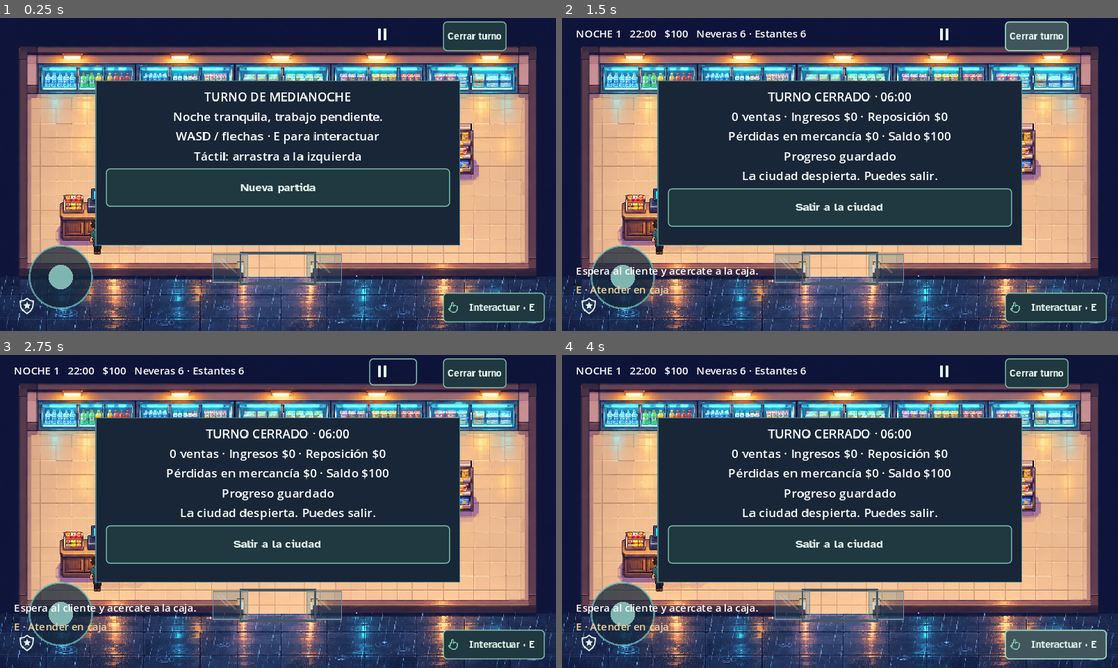
Above: before the commit, frames 1-4 (two rows, left to right).
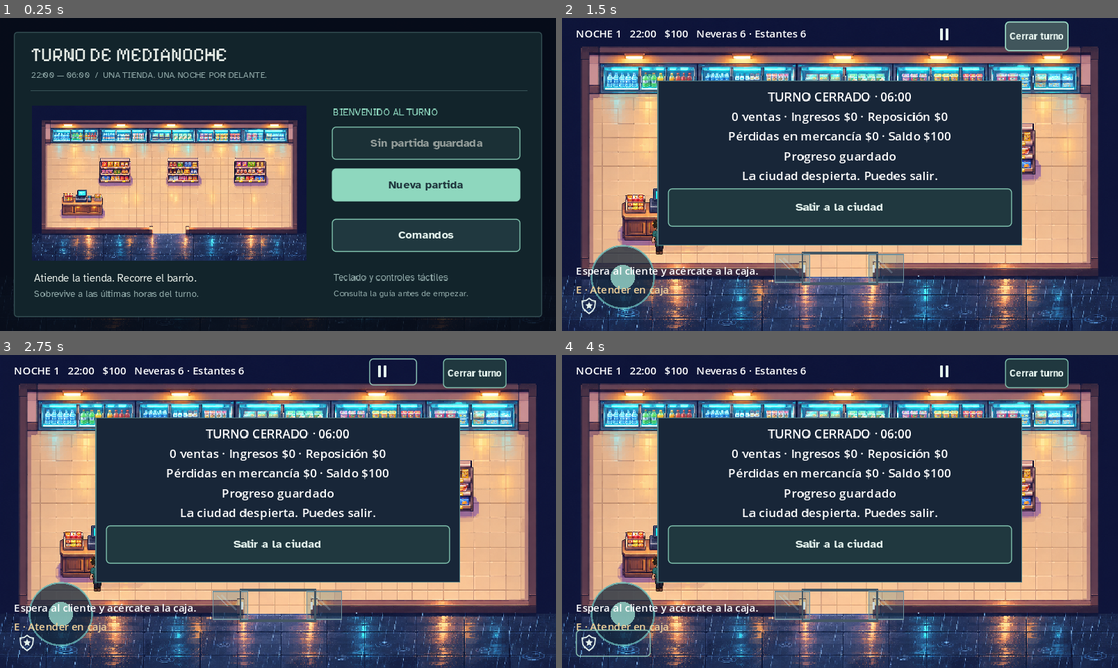
Above: after the commit, the same moments.

Repository: OscarLP1/midnight-shift
Game: Godot game, scene res://scenes/main.tscn
The game is run twice, just before and just after one commit, with the same random seed, the same clock (stepped at 60 frames per second) and the same inputs. Sound files missing from this copy of the repository are replaced by a short silence.
Inputs (mouse positions are in pixels of both pictures, inside the frame that each line leads up to):
- Up to frame 1 (0.25 s): no input
- Up to frame 2 (1.5 s): click "Nueva partida" at 0.5 s; click "Cerrar turno" at 1.25 s
- Up to frame 3 (2.75 s): click (394, 370) at 2 s
- Up to frame 4 (4 s): click (612, 642) at 2.75 s; click (1056, 642) at 3.5 s, where only the run before the commit has a clickable "Interactuar · E"

The runs differ from the first frame. In frame 1, 76% of the frame differs, in the area x 0-100%, y 0-100%; in frame 2, 1.2%; in frame 3, 1.2%; in frame 4, 1.8%.

Commit message:
Replace interact HUD button with a main menu command guide

Diff:
--- a/scripts/main.gd
+++ b/scripts/main.gd
@@ -3,6 +3,8 @@
 const UIStyles = preload("res://scripts/ui_styles.gd")
 const ExplorationUI = preload("res://scripts/exploration_ui.gd")
 var exploration := ExplorationUI.new()
+const MenuUI = preload("res://scripts/menu_ui.gd")
+var menus := MenuUI.new()
 var map_button: Button
 var security_panel: PanelContainer
 var street := 0
@@ -164,6 +166,7 @@
 	details.game = self
 	add_child(details)
 	commerce.setup(self)
+	menus.setup(self)
 	exploration.setup(self)
 	wardrobe.setup(self)
 	controls = CanvasLayer.new()
@@ -202,13 +205,12 @@
 	hint.add_theme_font_size_override("font_size",12)
 	hint.add_theme_color_override("font_color",Color("f1d29b"))
 	controls.add_child(hint)
-	button("Interactuar · E",Vector2(510,328),interact)
 	button("Cerrar turno",Vector2(510,4),finish)
 	button("Pausa",Vector2(425,4),pause_shift)
 	button("Reponer · R",Vector2(370,328),events.restock)
 	button("Seguridad",Vector2(16,328),open_security_menu)
 	button("Mapa · M",Vector2(510,48),open_map)
-	show_panel("TURNO DE MEDIANOCHE\nNoche tranquila, trabajo pendiente.\nWASD / flechas · E para interactuar\nTáctil: arrastra a la izquierda", "Nueva partida", start.bind(false), true)
+	menus.main_menu()
 
 func make_actor(asset: String, cell_size := Vector2i(32,48)) -> AnimatedSprite2D:
 	var sprite := AnimatedSprite2D.new()
@@ -249,7 +251,6 @@
 		b.icon = UIStyles.icon("map")
 	b.set_meta("compact_hud",true)
 	UIStyles.apply(b)
-	if text == "Interactuar · E": b.icon = UIStyles.icon("hand")
 	if text in ["Pausa","Seguridad"]:
 		var kind := "pause" if text=="Pausa" else "badge"
 		b.set_meta("hud_icon",kind)
@@ -293,6 +294,7 @@
 	controls.add_child(panel)
 
 func start(resume: bool) -> void:
+	set_game_controls_visible(true)
 	if resume:
 		var data := SaveStore.load_game()
 		money = clampi(int(data.get("money",100)),0,1000000)
@@ -454,7 +456,9 @@
 	if event is InputEventKey and event.pressed and not event.echo and event.keycode == KEY_R: events.restock()
 	if event is InputEventKey and event.pressed and not event.echo and event.keycode == KEY_E: interact()
 	if event is InputEventKey and event.pressed and not event.echo and event.keycode == KEY_ESCAPE:
-		if is_instance_valid(security_panel):
+		if menus.commands_open:
+			menus.back()
+		elif is_instance_valid(security_panel):
 			close_security_menu()
 		else: pause_shift()
 
@@ -464,6 +468,8 @@
 	paused = true
 	joystick.reset()
 	show_panel("PAUSA\nTu partida está detenida.", "Reanudar", resume_shift)
+	panel.position.y = 48
+	add_panel_button("Comandos",menus.commands.bind(true))
 	add_panel_button("Diseño de botones e iconos · F2",open_styles)
 	add_panel_button("Activar sonido" if events.muted else "Silenciar música y efectos",toggle_audio)
 	add_audio_slider("Música",true)
@@ -696,7 +702,6 @@
 			UIStyles.apply(child)
 			if child.has_meta("hud_icon"): child.icon = UIStyles.icon(child.get_meta("hud_icon"))
 			elif child==map_button: child.icon = UIStyles.icon("map")
-			elif child.text=="Interactuar · E": child.icon = UIStyles.icon("hand")
 		refresh_buttons(child)
 
 func toggle_audio() -> void:
@@ -757,3 +762,22 @@
 	if is_instance_valid(security):
 		if is_instance_valid(security.officer): security.officer.pause()
 		if is_instance_valid(security.dog_sprite): security.dog_sprite.pause()
+
+func _unhandled_input(event: InputEvent) -> void:
+	if not active or not touch_controls: return
+	if event is InputEventScreenTouch and event.pressed:
+		if joystick.get_global_rect().has_point(event.position): return
+		if event.position.distance_to(player.position)<=55:
+			interact()
+			get_viewport().set_input_as_handled()
+
+func set_game_controls_visible(value: bool) -> void:
+	for child in controls.get_children():
+		if child is Button: child.visible = value
+	joystick.visible = value and touch_controls
+	hud.visible = value
+	hint.visible = value
+	message.visible = value
+	if value:
+		map_button.visible = location=="city"
+		update_hint()
--- /dev/null
+++ b/scripts/menu_ui.gd
@@ -0,0 +1,57 @@
+extends RefCounted
+var game
+var commands_open := false
+var return_to_pause := false
+
+func setup(owner_game) -> void:
+	game = owner_game
+
+func main_menu() -> void:
+	commands_open = false
+	game.paused = false
+	game.set_game_controls_visible(false)
+	var ui = game.commerce
+	var page: Control = ui.window("TURNO DE MEDIANOCHE","22:00 — 06:00  /  UNA TIENDA. UNA NOCHE POR DELANTE.")
+	var picture := TextureRect.new()
+	picture.expand_mode = TextureRect.EXPAND_IGNORE_SIZE
+	picture.texture = load("res://assets/store-modern.png")
+	picture.position = Vector2(20,84)
+	picture.size = Vector2(316,178)
+	picture.stretch_mode = TextureRect.STRETCH_KEEP_ASPECT_CENTERED
+	page.add_child(picture)
+	ui.label(page,"Atiende la tienda. Recorre el barrio.",Vector2(22,274),12,ui.INK)
+	ui.label(page,"Sobrevive a las últimas horas del turno.",Vector2(22,293),11,ui.MUTED)
+	var saved: bool = not game.SaveStore.load_game().is_empty()
+	ui.label(page,"BIENVENIDO AL TURNO",Vector2(366,84),11,ui.ACCENT)
+	ui.button(page,"Continuar" if saved else "Sin partida guardada",Rect2(365,108,217,38),game.start.bind(true),saved,not saved)
+	ui.button(page,"Nueva partida",Rect2(365,156,217,38),game.start.bind(false),not saved)
+	ui.button(page,"Comandos",Rect2(365,214,217,38),commands.bind(false))
+	ui.label(page,"Teclado y controles táctiles",Vector2(367,274),11,ui.MUTED)
+	ui.label(page,"Consulta la guía antes de empezar.",Vector2(367,293),10,ui.MUTED)
+
+func commands(from_pause := false) -> void:
+	commands_open = true
+	return_to_pause = from_pause
+	var ui = game.commerce
+	var page: Control = ui.window("COMANDOS","CONTROLES Y ACCIONES  /  PUEDES CONSULTAR ESTA GUÍA DESDE PAUSA")
+	var groups := [
+		[["WASD","Moverse · también flechas"],["Shift","Correr"],["E","Interactuar y atender"],["R","Reponer la zona cercana"],["Esc","Pausar / cerrar Seguridad"]],
+		[["B","Abrir / cerrar la entrada"],["P","Llamar a la policía"],["H","Esconderse / salir"],["M","Mapa del barrio"],["F2","Estilo de controles"]]
+	]
+	for column in range(2):
+		var x := 20+column*292
+		for row in range(5):
+			var y := 86+row*34
+			ui.line(page,Vector2(x,y),Vector2(78,27),Color("28434a"))
+			ui.label(page,groups[column][row][0],Vector2(x+6,y+5),11,ui.ACCENT)
+			ui.label(page,groups[column][row][1],Vector2(x+86,y+5),11,ui.INK)
+	ui.label(page,"E: examinar productos, cobrar, recuperar mercancía y limpiar, según dónde estés.",Vector2(21,250),11,ui.MUTED)
+	ui.label(page,"Táctil: arrastra el mando y toca cerca de tu personaje para interactuar.",Vector2(21,269),11,ui.MUTED)
+	ui.button(page,"Volver a Pausa" if from_pause else "Menú principal",Rect2(398,292,184,30),back)
+
+func back() -> void:
+	commands_open = false
+	if return_to_pause:
+		game.active = true
+		game.pause_shift()
+	else: main_menu()
--- /dev/null
+++ b/tools/capture_commands_menu.gd
@@ -0,0 +1,18 @@
+extends SceneTree
+var game
+func _initialize() -> void: call_deferred("run")
+func snap(name: String) -> void:
+ await process_frame
+ await RenderingServer.frame_post_draw
+ root.get_texture().get_image().save_png("res://docs/"+name+".png")
+func run() -> void:
+ game = load("res://scenes/main.tscn").instantiate()
+ root.add_child(game)
+ await process_frame
+ game.set_physics_process(false)
+ await snap("main-menu-commands")
+ game.menus.commands(false)
+ await snap("commands-guide")
+ game.free()
+ await process_frame
+ quit()
--- /dev/null
+++ b/tools/test_commands_menu.gd
@@ -0,0 +1,63 @@
+extends SceneTree
+func _initialize() -> void: call_deferred("run")
+func labels(node: Node) -> Array[String]:
+ var result: Array[String] = []
+ if node is Button or node is Label: result.append(node.text)
+ for child in node.get_children(): result.append_array(labels(child))
+ return result
+func run() -> void:
+ var g = load("res://scenes/main.tscn").instantiate()
+ g.SaveStore.PATH = "user://test_commands_menu.json"
+ root.add_child(g)
+ await process_frame
+ g.set_physics_process(false)
+ assert(not g.active and "Comandos" in labels(g.panel))
+ for child in g.panel.get_child(0).get_children():
+  if child is Control:
+   assert(child.position.x+child.size.x<=606 and child.position.y+child.size.y<=326)
+ for child in g.controls.get_children():
+  if child is Button: assert(not child.text.contains("Interactuar"))
+ g.menus.commands(false)
+ await process_frame
+ assert(g.menus.commands_open and not g.active)
+ for key in ["E","R","B","P","H","M","F2","Shift","Esc"]: assert(key in labels(g.panel))
+ assert(g.panel.position.y+g.panel.size.y<=360)
+ for child in g.panel.get_child(0).get_children():
+  if child is Control:
+   assert(child.position.x+child.size.x<=606 and child.position.y+child.size.y<=326)
+ var escape := InputEventKey.new()
+ escape.keycode = KEY_ESCAPE
+ escape.pressed = true
+ g._input(escape)
+ await process_frame
+ assert(not g.menus.commands_open and "Nueva partida" in labels(g.panel))
+ g.start(false)
+ await process_frame
+ assert(g.active and g.hud.visible)
+ g.pause_shift()
+ await process_frame
+ assert(g.panel.position.y+g.panel.size.y<=360)
+ g.menus.commands(true)
+ await process_frame
+ g._input(escape)
+ await process_frame
+ assert(g.paused and not g.active and "Reanudar" in labels(g.panel))
+ g.resume_shift()
+ await process_frame
+ g.touch_controls = true
+ g.player.position = Vector2(200,104)
+ var tap := InputEventScreenTouch.new()
+ tap.position = g.player.position
+ tap.pressed = true
+ g._unhandled_input(tap)
+ assert(g.events.open_doors[1])
+ g.touch_controls = false
+ var interact := InputEventKey.new()
+ interact.keycode = KEY_E
+ interact.pressed = true
+ g._input(interact)
+ assert(not g.events.open_doors[1])
+ print("PASS: no interact button, main menu commands, all shortcuts, return to main/pause, UI bounds, touch and keyboard interaction")
+ g.free()
+ await process_frame
+ quit()
Binary file added: docs/commands-guide.png
Binary file added: docs/main-menu-commands.png
Not shown, added: scripts/menu_ui.gd.uid
Not shown, changed: docs/PROGRESS.md
